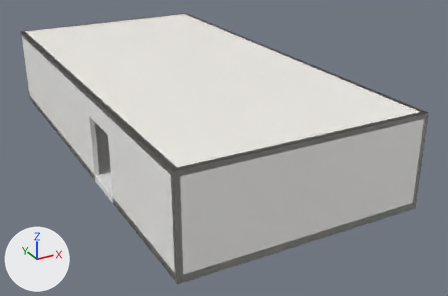
Before and after pictures for a commit that changed the glTF model www/bake/wc.glb.
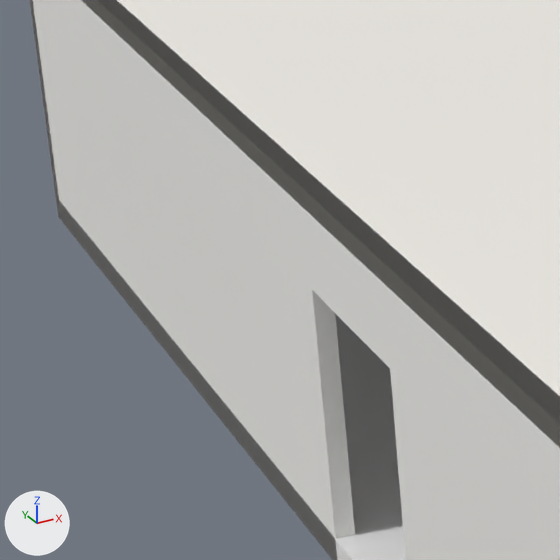
Old and new are each drawn whole from a 50 mm camera at (15.54, -20.75, 11.36) aimed at (28.26, 2.38, -0.2) and again close up on the part from 3% to 33% of the width and 16% to 61% of the height. Lighting does not change. The marker at lower left points along +X, +Y and +Z. The first two pictures are the older version. Vertices at exactly the same position are counted once.

Names of what the first close-up shows: 'wc'.
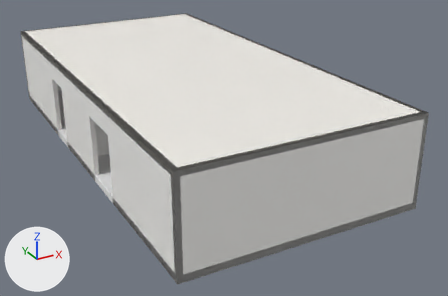
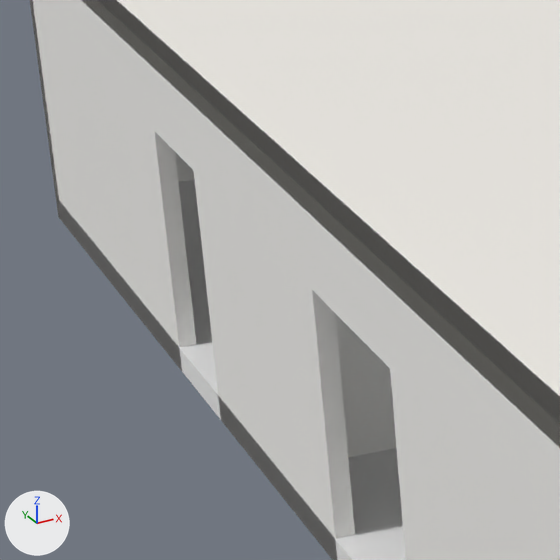
Patch to the scene script:
```diff
--- a/www/bake/wc.glb.py
+++ b/www/bake/wc.glb.py
@@ me_wc @@
 # used by ob_wc; location = (0.0, 0.0, 0.0)
-me_wc.from_pydata(...)  # 1612 vertices, 2852 faces; spans x 22.0..32.0, y -6.0..14.0, z -0.3..3.6
+me_wc.from_pydata(...)  # 1628 vertices, 2888 faces; spans x 22.0..32.0, y -6.0..14.0, z -0.3..3.6
+# me_wc part 1
+# 8 faces are deleted
+# 16 vertices are added at x 22.0..22.2, y 3.9..7.8, z -0.3..3.6
+# 44 new faces join them
 me_wc.materials.append(mat_defaultmaterial)
```

Location of each change, (x1, y1, x2, y2) in pixels of the close-ups (560 x 560 px):
part 1 of me_wc, reshaped
    before: (30, 0, 337, 560)
    after: (30, 0, 396, 560)
